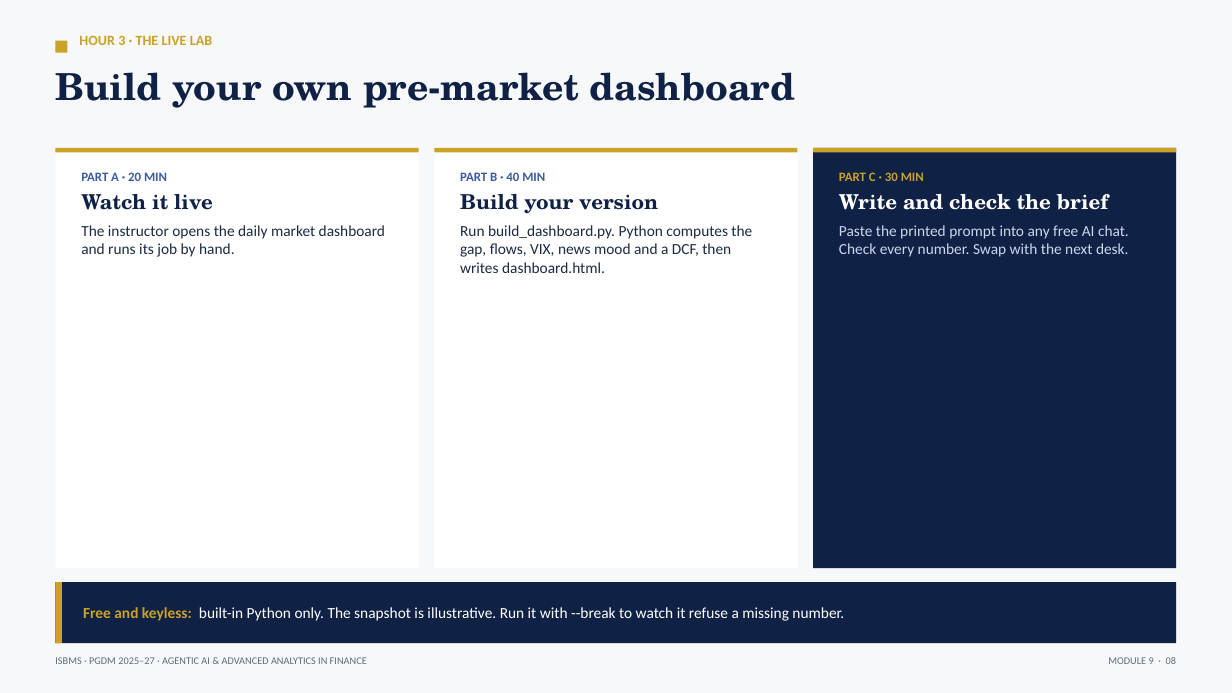
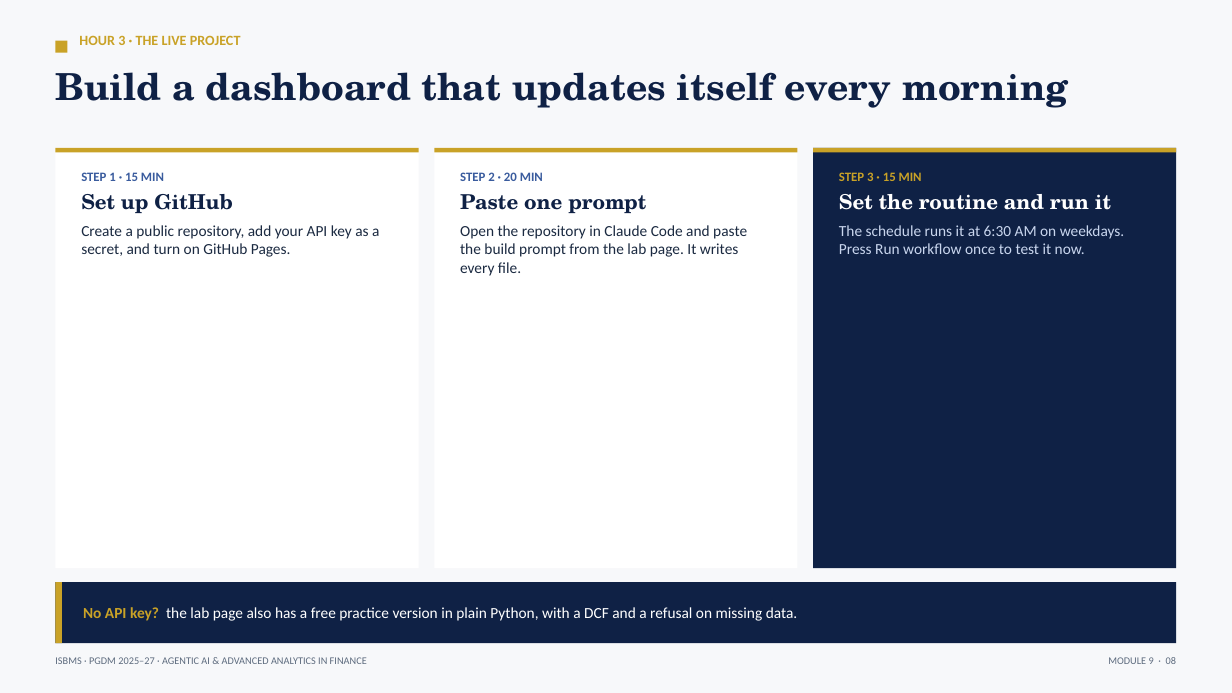
Before and after one commit to tejasgjadhav/AIFINANCE, a slide deck: slide 8 of slides/Module-09-Market-Commentary-and-Dashboards.pptx. Drawn at 1232x693 pixels with LibreOffice and Linux fonts; fonts in the diff are those of the drawing. Boxes give left, top, right and bottom in pixels: in the first picture for what was removed or moved away, otherwise in the second. Text is boxed around its words. In the diff, an @@ line names an element or a change of style, - is before the commit and + after.

```diff
--- a/slides/Module-09-Market-Commentary-and-Dashboards.pptx
+++ b/slides/Module-09-Market-Commentary-and-Dashboards.pptx
@@ text at [79,35,241,45]: text changed @@
-HOUR 3 · THE LIVE LAB
+HOUR 3 · THE LIVE PROJECT
@@ text at [55,72,1068,108]: text changed @@
-Build your own pre-market dashboard
+Build a dashboard that updates itself every morning
@@ text at [81,172,379,257]: text changed @@
-PART A · 20 MIN
-Watch it live
-The instructor opens the daily market dashboard and runs its job by hand.
+STEP 1 · 15 MIN
+Set up GitHub
+Create a public repository, add your API key as a secret, and turn on GitHub Pages.
@@ text at [460,172,747,276]: text changed @@
-PART B · 40 MIN
-Build your version
-Run build_dashboard.py. Python computes the gap, flows, VIX, news mood and a DCF, then writes dashboard.html.
+STEP 2 · 20 MIN
+Paste one prompt
+Open the repository in Claude Code and paste the build prompt from the lab page. It writes every file.
@@ text at [839,172,1125,254]: text changed @@
-PART C · 30 MIN
-Write and check the brief
-Paste the printed prompt into any free AI chat. Check every number. Swap with the next desk.
+STEP 3 · 15 MIN
+Set the routine and run it
+The schedule runs it at 6:30 AM on weekdays. Press Run workflow once to test it now.
@@ text at [83,607,798,621]: text changed @@
-Free and keyless: built-in Python only. The snapshot is illustrative. Run it with --break to watch it refuse a missing number.
+No API key? the lab page also has a free practice version in plain Python, with a DCF and a refusal on missing data.
```
Also in this commit, not shown: 2 other slides changed, 3 other files.
